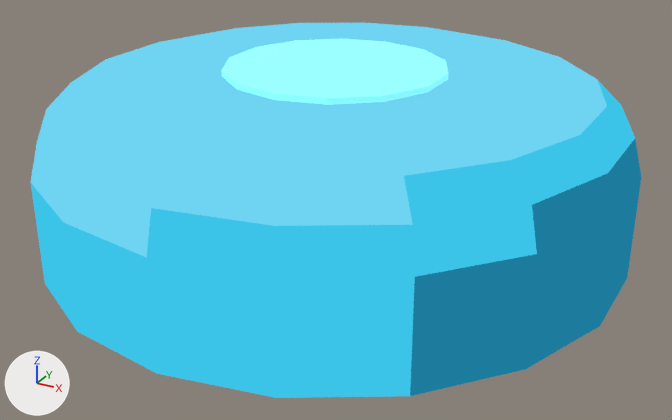
The glTF model Assets/TD2/Screen3D/Kit07/celadonlit/Plate_LatchPad.gltf, before and after one commit.
Before and after are seen from a camera (50 mm lens) standing at (0.29, -0.177, 0.283) and looking at (0.008, 0.337, 0.027). The axes (+X, +Y, +Z) are drawn at lower left. The lights are the same throughout. The picture after the commit comes second.

Objects in the first picture: 'Plate_LatchPad_baked'.
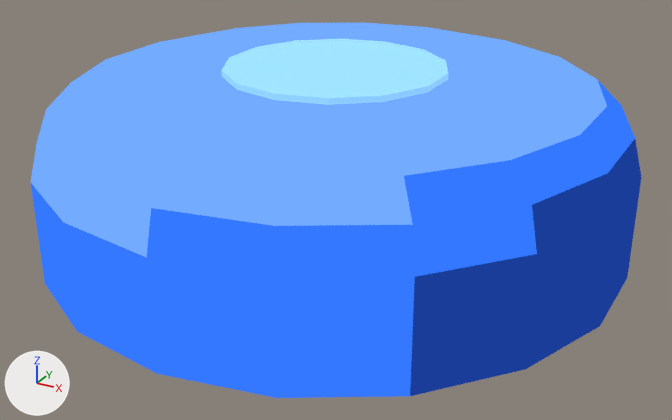
Location of each change, (x1, y1, x2, y2) in pixels of the pictures (672 x 420 px):
'Plate_LatchPad_baked', recoloured (cyan to blue)
    both: (31, 23, 641, 398)

Edits to the bpy script that builds the scene:
```text
Change mat_k07_celadon_link_shadow:
    where n0 = _N.new('ShaderNodeEmission'); n0.name = 'Emission'
    n0.inputs[0].default_value: (0.0123, 0.202, 0.342, 1.0) -> (0.01, 0.047, 0.319, 1.0)  # 'Color', cyan #1d7c9e -> 'Color', blue #193d99
Change mat_k07_celadon_link_light:
    where n0 = _N.new('ShaderNodeEmission'); n0.name = 'Emission'
    n0.inputs[0].default_value: (0.159, 0.651, 0.888, 1.0) -> (0.171, 0.406, 1.0, 1.0)  # 'Color', cyan #6fd3f2 -> 'Color', blue #73abff
Change mat_k07_celadon_link:
    where n0 = _N.new('ShaderNodeEmission'); n0.name = 'Emission'
    n0.inputs[0].default_value: (0.0452, 0.552, 0.807, 1.0) -> (0.0331, 0.187, 1.0, 1.0)  # 'Color', cyan #3cc4e8 -> 'Color', blue #3378ff
```
